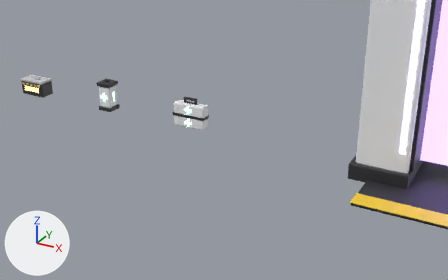
An edit to the glTF model assets/models/v2/props.glb, drawn before and after from the same camera.
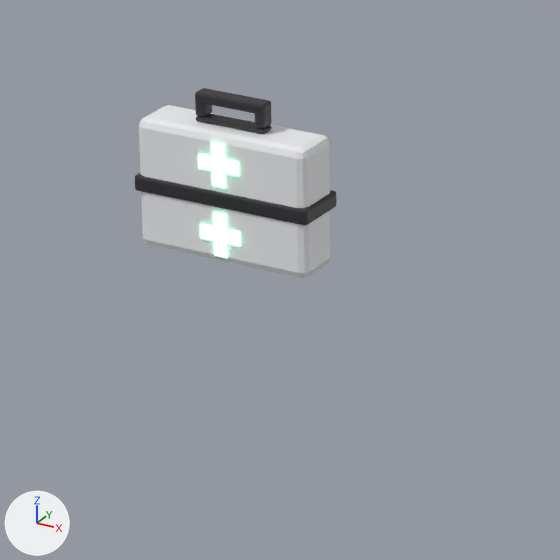
Old and new are each drawn from a 50 mm lens placed at (6.48, -4.752, 2.31), pointed at (3.828, 0.07, -0.101) and again close up on the part from 33% to 56% of the width and 29% to 65% of the height. The lights are fixed; the arrows at lower left show +X, +Y and +Z. The last two pictures show the newer version. Where no turn or scale is listed for an object, it has been applied to the vertices. Vertices at exactly the same position are counted once.

In view in the first close-up: 'Kit_Case', 'Kit_Glow', 'Kit_Trim'.
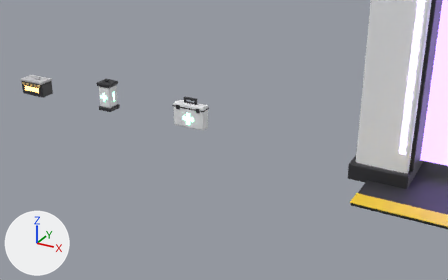
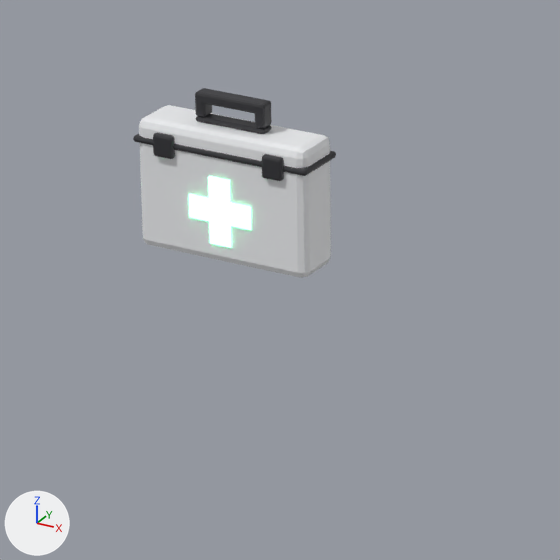
Pixel boxes [x1, y1, x2, y2] of what changed, in the close-ups (560 x 560 px):
'Kit_Trim', reshaped (32% shorter)
    before: [135, 88, 337, 225]
    after: [133, 88, 336, 181]
'Kit_Glow', reshaped
    before: [198, 142, 241, 258]
    after: [189, 176, 251, 248]
part 1 of me_kit_glow, added
    after: [189, 194, 251, 230]
part 2 of me_kit_glow, added
    after: [208, 176, 231, 248]
part 3 of me_kit_glow, deleted
    before: [198, 154, 239, 176]
part 4 of me_kit_glow, deleted
    before: [211, 142, 226, 188]
part 5 of me_kit_glow, deleted
    before: [200, 224, 241, 246]
part 6 of me_kit_trim, added
    after: [133, 134, 336, 176]
part 7 of me_kit_trim, added
    after: [153, 132, 175, 159]
part 8 of me_kit_trim, added
    after: [262, 154, 284, 181]
part 9 of me_kit_trim, deleted
    before: [135, 173, 337, 225]

Diff of the bpy script that builds the scene:
```diff
--- a/assets/models/v2/props.glb.py
+++ b/assets/models/v2/props.glb.py
@@ me_kit_glow @@
 # used by ob_kit_glow; location = (3.5, 0.0, 0.0)
-me_kit_glow.from_pydata(...)  # 64 vertices, 96 faces; spans x -0.04..0.04, y -0.053..0.053, z 0.015..0.225
+me_kit_glow.from_pydata(...)  # 32 vertices, 48 faces; spans x -0.062..0.062, y -0.053..0.053, z 0.036..0.16
+# me_kit_glow part 1: a new loose piece, a box spanning x -0.062..0.062, y -0.053..-0.049, z 0.077..0.119, in mat_signgreen (green #7cffb3, glowing green #7cffb3)
+# me_kit_glow part 2: a new loose piece, a box spanning x -0.021..0.021, y -0.053..-0.049, z 0.036..0.16, in mat_signgreen (green #7cffb3, glowing green #7cffb3)
+# me_kit_glow part 3: the loose piece of 8 vertices spanning x -0.04..0.04, y -0.053..-0.049, z 0.172..0.198 is deleted
+# me_kit_glow part 4: the loose piece of 8 vertices spanning x -0.013..0.013, y -0.053..-0.049, z 0.145..0.225 is deleted
+# me_kit_glow part 5: the loose piece of 8 vertices spanning x -0.04..0.04, y -0.053..-0.049, z 0.042..0.068 is deleted
+# other edits to the shape of me_kit_glow do not show in these pictures
 me_kit_glow.materials.append(mat_signgreen)
@@ me_kit_trim @@
 # used by ob_kit_trim; location = (3.5, 0.0, 0.0)
-me_kit_trim.from_pydata(...)  # 264 vertices, 540 faces; spans x -0.175..0.175, y -0.054..0.054, z 0.105..0.295
+me_kit_trim.from_pydata(...)  # 376 vertices, 756 faces; spans x -0.175..0.175, y -0.06..0.06, z 0.18..0.295
+# me_kit_trim part 6: a new loose piece of 56 vertices spanning x -0.175..0.175, y -0.054..0.054, z 0.196..0.208, in mat_rframe (dark grey #303035)
+# me_kit_trim part 7: a new loose piece of 56 vertices spanning x -0.13..-0.09, y -0.06..0.06, z 0.18..0.222, in mat_rframe (dark grey #303035)
+# me_kit_trim part 8: a new loose piece of 56 vertices spanning x 0.09..0.13, y -0.06..0.06, z 0.18..0.222, in mat_rframe (dark grey #303035)
+# me_kit_trim part 9: the loose piece of 56 vertices spanning x -0.175..0.175, y -0.054..0.054, z 0.105..0.135 is deleted
 me_kit_trim.materials.append(mat_rframe)
```
